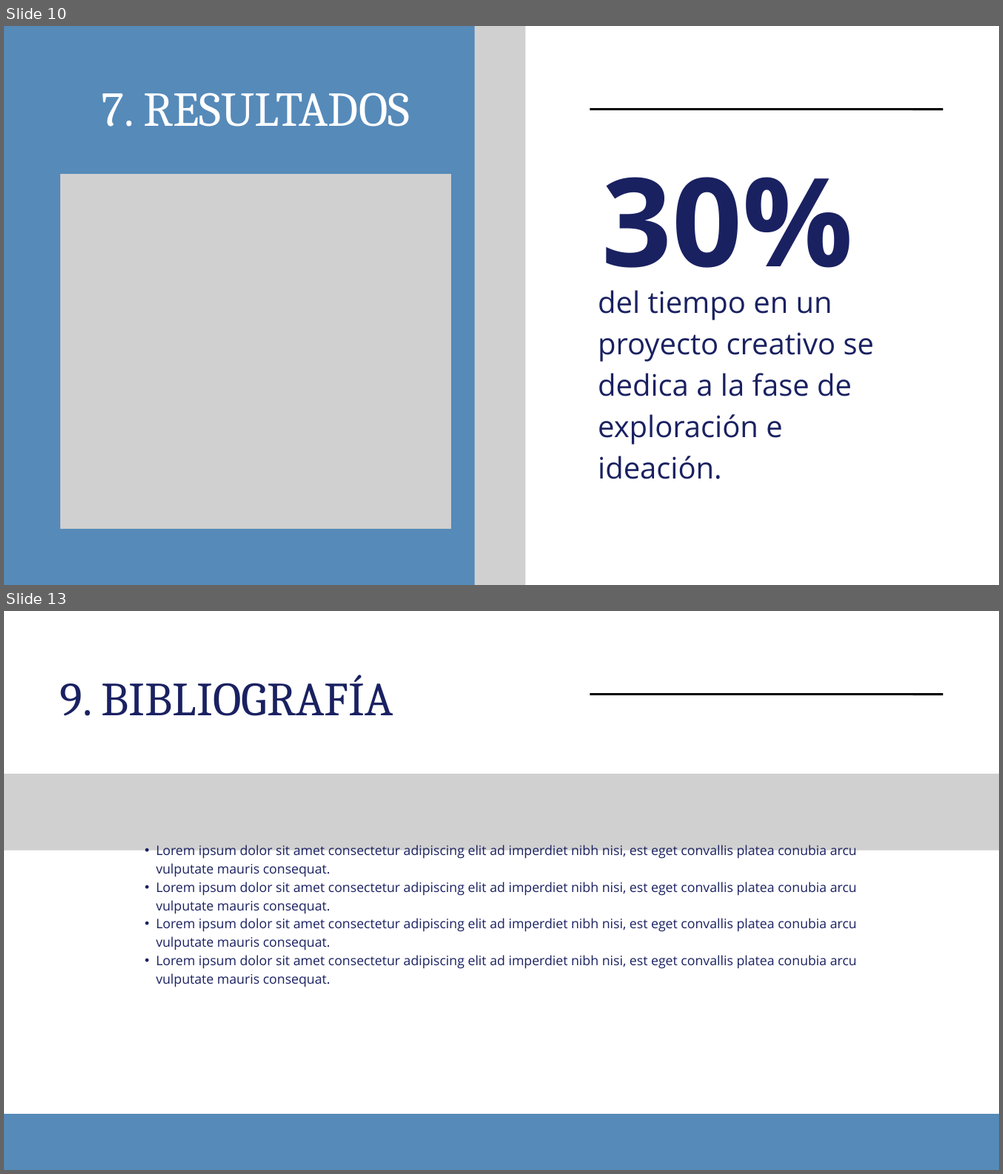
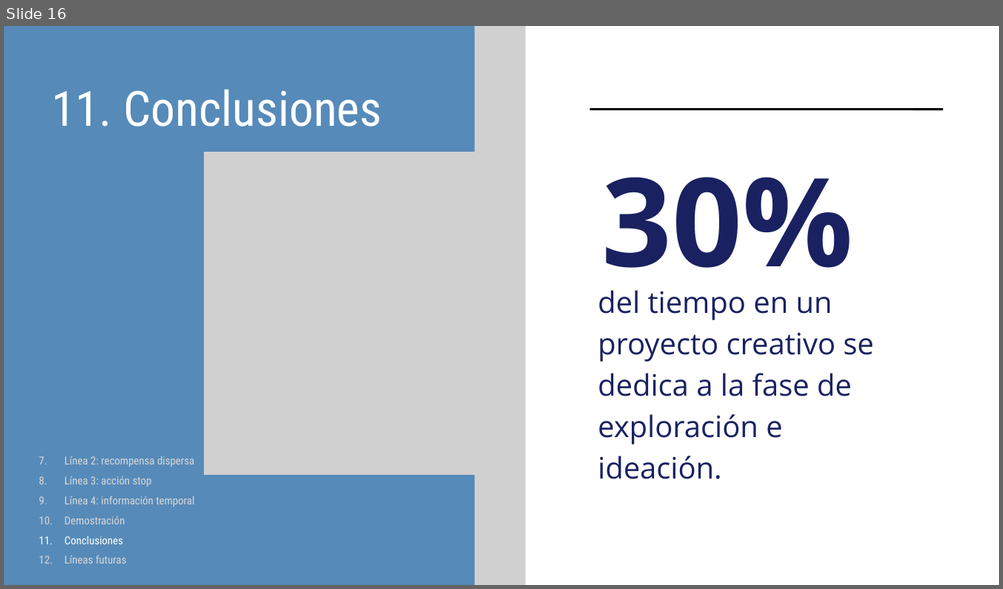
Before and after one commit to davidsolero/TFG-Coppelia-Reinforcement-Learning, a slide deck: redaccion/defensa/Presentación Trabajo Final Tesis Profesional Moderna Sencilla Azul .pptx. Shown one above the other, each under a label of ours: slides 10 and 13 before the commit, slide 16 after it; the slides between them are not shown. The pictures are 1003x1174 and 1003x589 pixels, drawn with LibreOffice and Linux fonts; fonts in the diff are those of the drawing; grey boxes stand for pictures. Boxes give left, top, right and bottom in pixels: in the first picture for what was removed or moved away, otherwise in the second. Text is boxed around its words. In the diff, an @@ line names an element or a change of style, - is before the commit and + after.

```diff
--- a/redaccion/defensa/Presentación Trabajo Final Tesis Profesional Moderna Sencilla Azul .pptx
+++ b/redaccion/defensa/Presentación Trabajo Final Tesis Profesional Moderna Sencilla Azul .pptx
@@ slide 13 removed at <box>4,611,999,1170</box>, background #568AB9 @@
@@ freeform shape removed at <box>4,611,999,774</box> @@
@@ text removed at <box>60,675,393,716</box> @@
-9. BIBLIOGRAFÍA
@@ line removed from (590, 695) to (943, 695) @@
@@ picture removed at <box>4,760,999,851</box> @@
@@ freeform shape removed at <box>4,806,999,1115</box> @@
@@ text removed at <box>156,845,856,988</box> @@
-  • Lorem ipsum dolor sit amet consectetur adipiscing elit ad imperdiet nibh nisi, est eget convallis platea conubia arcu vulputate mauris consequat.
-  • Lorem ipsum dolor sit amet consectetur adipiscing elit ad imperdiet nibh nisi, est eget convallis platea conubia arcu vulputate mauris consequat.
-  • Lorem ipsum dolor sit amet consectetur adipiscing elit ad imperdiet nibh nisi, est eget convallis platea conubia arcu vulputate mauris consequat.
-  • Lorem ipsum dolor sit amet consectetur adipiscing elit ad imperdiet nibh nisi, est eget convallis platea conubia arcu vulputate mauris consequat.
@@ what was slide 10 is now slide 16 @@
@@ slide 16 changed as well @@
@@ text at <box>51,89,381,127</box>: text changed; font Cambria to Roboto Condensed @@
-7. RESULTADOS
+11. Conclusiones
@@ picture: place and size @@
-picture at <box>60,174,450,529</box>
+picture at <box>204,152,475,475</box>
@@ text added at <box>65,457,194,564</box>, 16 pt, text #D9D9D9 @@
+  7. Línea 2: recompensa dispersa
+  8. Línea 3: acción stop
+  9. Línea 4: información temporal
+  10. Demostración
+  11. Conclusiones
+  12. Líneas futuras
```
Also in this commit, not shown: 6 other slides changed, 12 slides added, 7 other slides removed.
